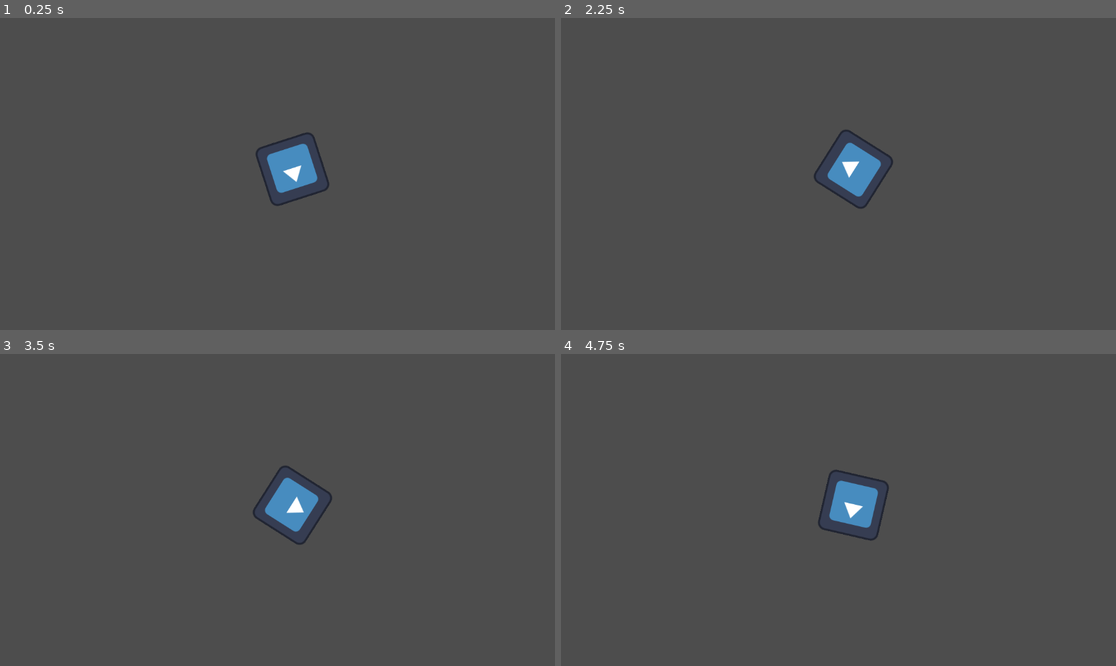
Above: before the commit, frames 1-4 (two rows, left to right).
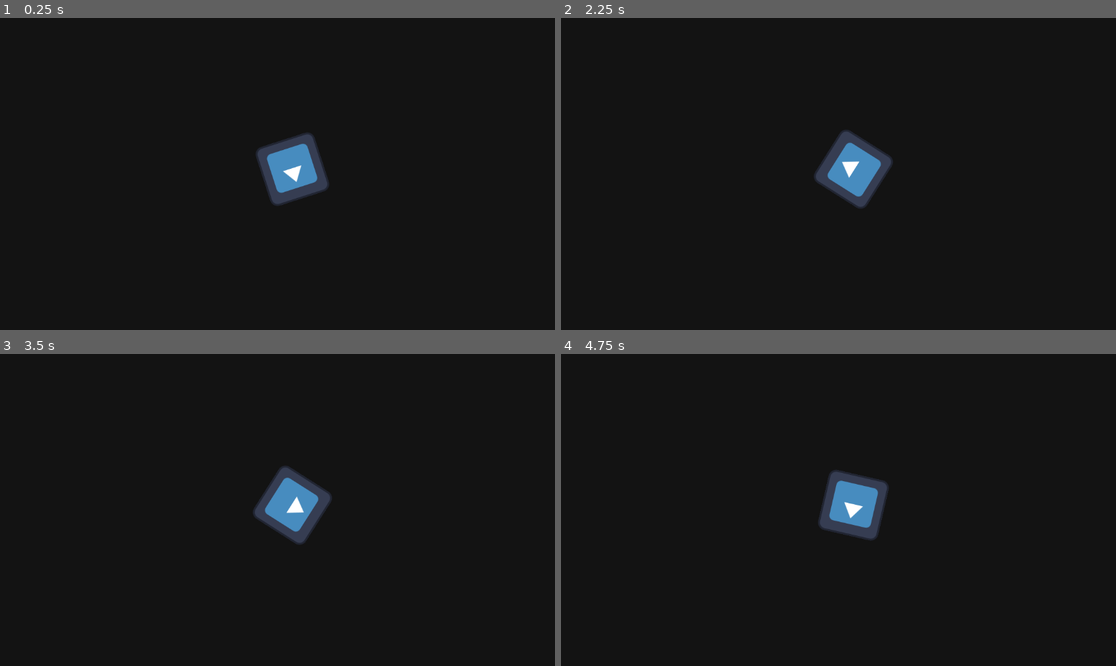
Above: after the commit, the same moments.

Repository: daninils/gggamejam2025
Game: Godot game, scene res://Scenes/Player.tscn
Two runs of this game, one before a commit and one after it. Both use one fixed random seed, a clock stepped at 60 frames per second and the inputs below. The engine's default icon, where the game draws it, is replaced by a stand-in: a white triangle on a blue panel in a dark square.
Inputs (mouse positions are in pixels of both pictures, inside the frame that each line leads up to):
- Up to frame 1 (0.25 s): no input
- Up to frame 2 (2.25 s): tap Enter (ui_accept) at 0.5, 0.77, 1.25, 1.52, 2 s; move the mouse to (960, 158) at 0.52 s; move the mouse to (727, 189) at 1.27 s; move the mouse to (894, 105) at 2.02 s
- Up to frame 3 (3.5 s): tap Enter (ui_accept) at 2.75, 3.02 s; move the mouse to (249, 572) at 2.77 s
- Up to frame 4 (4.75 s): tap Enter (ui_accept) at 3.5, 3.77, 4.25, 4.52 s; move the mouse to (1005, 556) at 3.52 s; move the mouse to (672, 463) at 4.27 s

The runs differ from the first frame. In frame 1, 98% of the frame differs, in the area x 0-100%, y 0-100%; in frame 2, 98%; in frame 3, 98%; in frame 4, 98%.
Error in both runs: Invalid access to property or key 'global_position' on a base object of type 'null instance'. (res://Scripts/gun.gd:15)

Commit message:
bg color

Diff:
--- a/Scenes/Player.tscn
+++ b/Scenes/Player.tscn
@@ -7,6 +7,11 @@
 size = Vector2(128, 128)
 
 [node name="Node2D" type="Node2D"]
+
+[node name="ColorRect" type="ColorRect" parent="."]
+offset_right = 1200.0
+offset_bottom = 696.0
+color = Color(0, 0, 0, 0.752941)
 
 [node name="CharacterBody2D" type="CharacterBody2D" parent="."]
 position = Vector2(607, 314)
